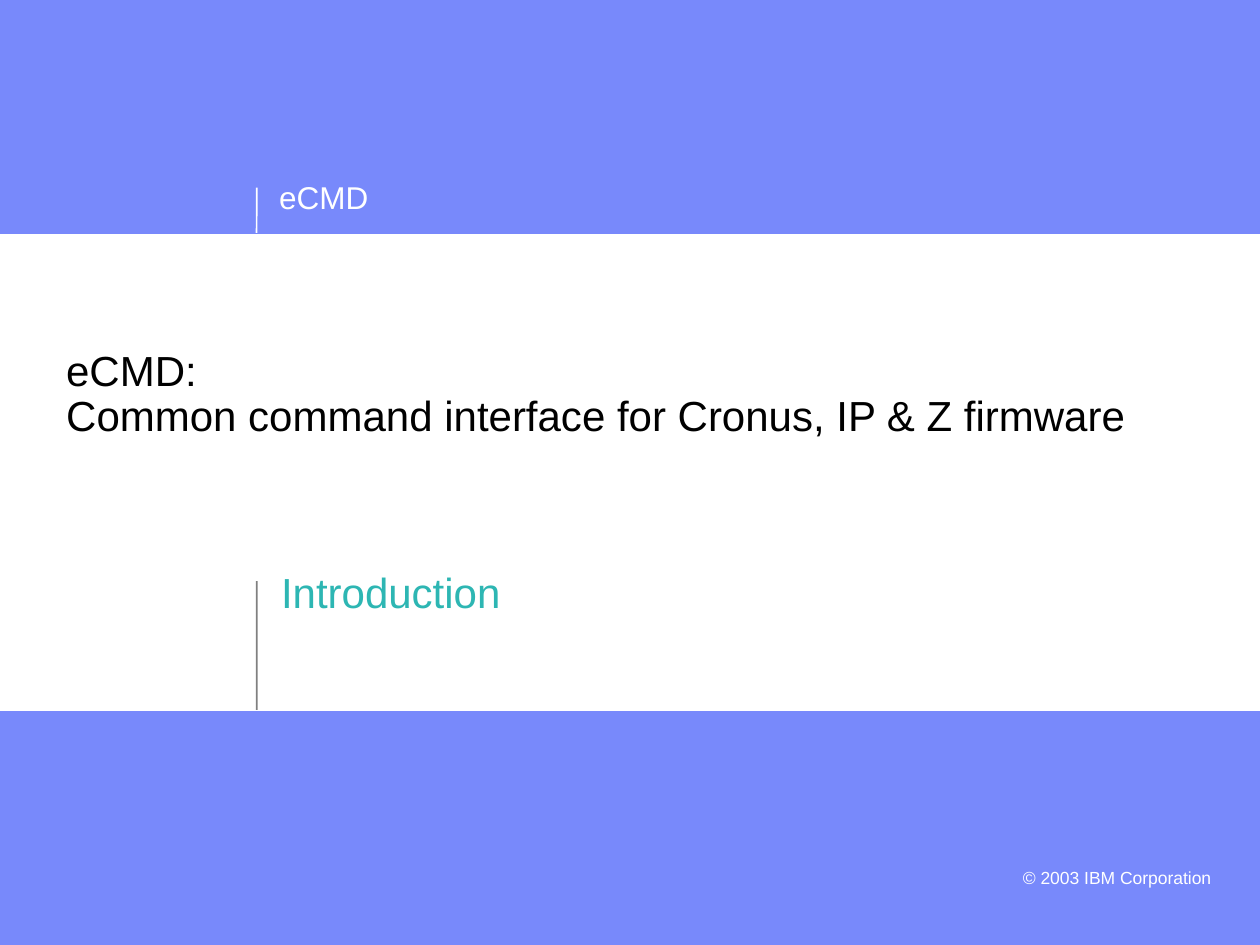
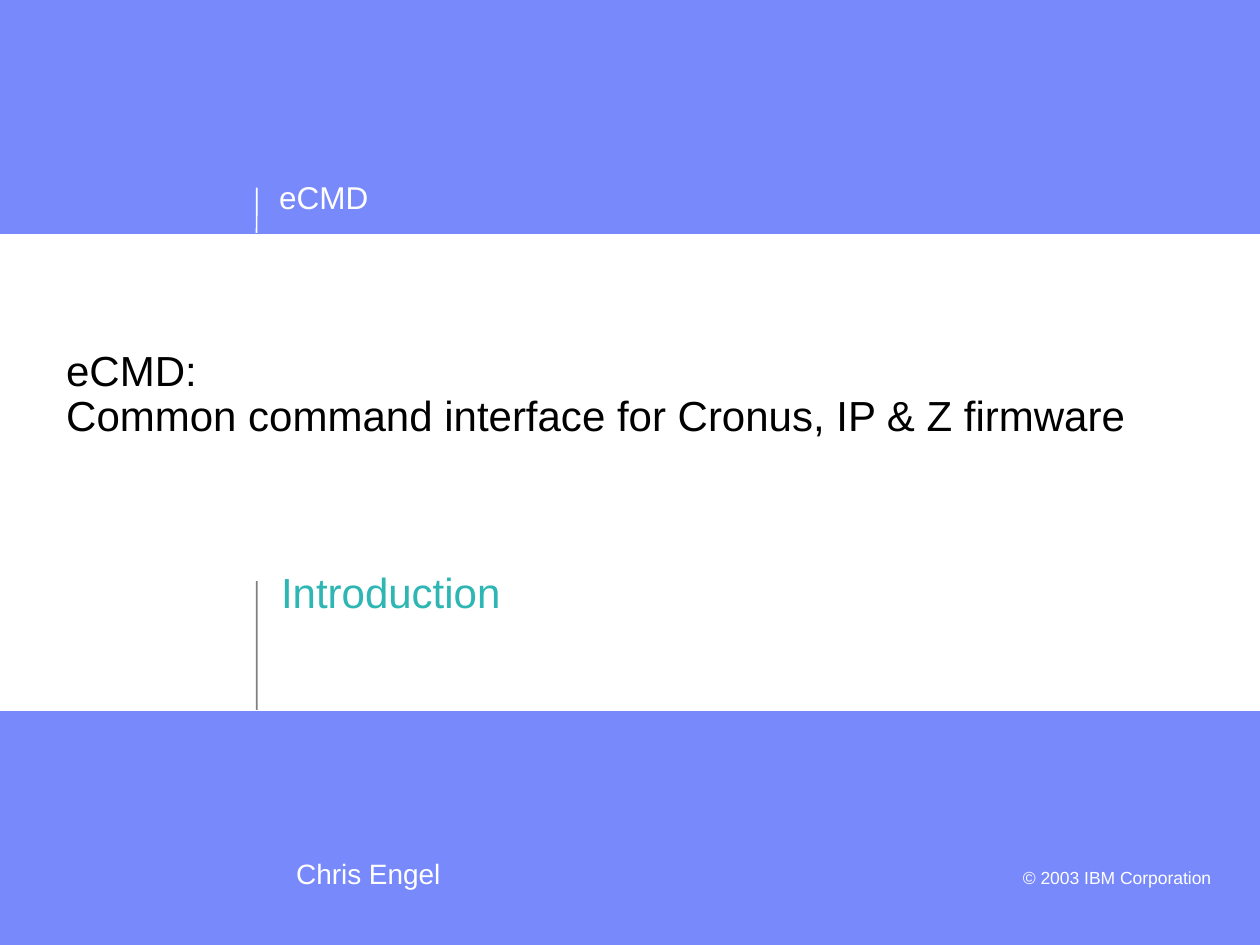
Before and after one commit to thejta/eCMD, a slide deck: slide 1 of docs/eCMDIntro.ppt. Drawn at 1260x945 pixels with LibreOffice and Linux fonts; fonts in the diff are those of the drawing; background and template pictures are left out. Boxes give left, top, right and bottom in pixels: in the first picture for what was removed or moved away, otherwise in the second. Text is boxed around its words. In the diff, an @@ line names an element or a change of style, - is before the commit and + after.

```diff
--- a/docs/eCMDIntro.ppt
+++ b/docs/eCMDIntro.ppt
@@ text added at [296,864,440,890], 16 pt, text #FFFFFF @@
+Chris Engel
```
Also in this commit, not shown: 2 other slides changed, 3 other files.
